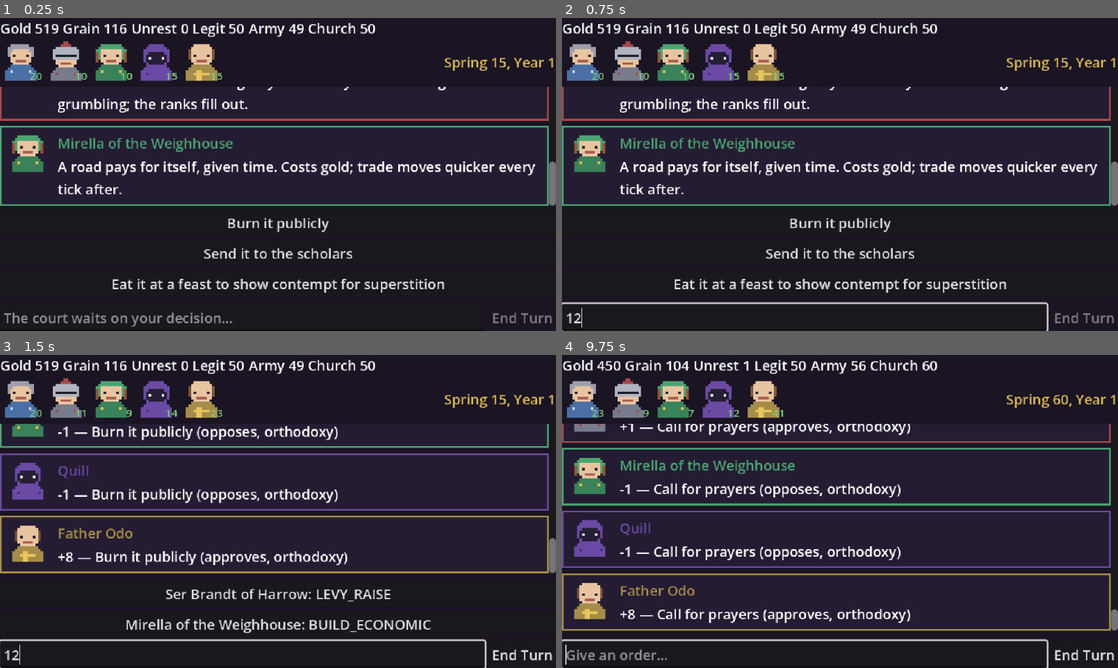
Above: before the commit, frames 1-4 (two rows, left to right).
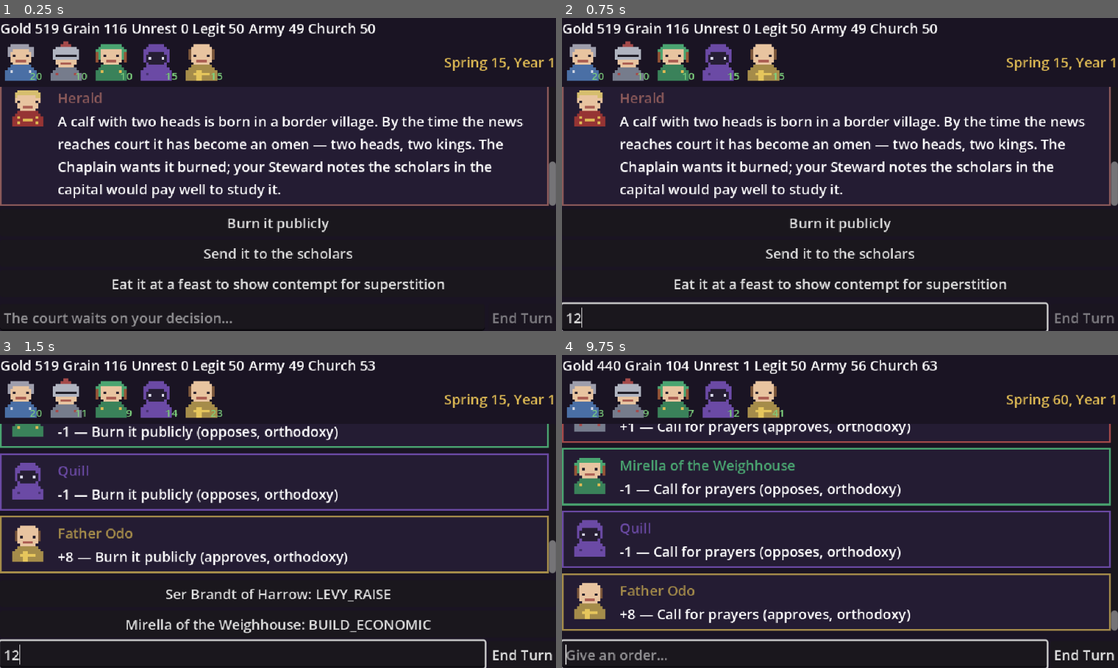
Above: after the commit, the same moments.

Repository: samuelzhang1201/game_design
Game: Godot game, scene res://scenes/council.tscn
Same seed, same stepped clock (60 frames per second), same inputs: the game is played once before the commit and once after it.
Inputs (mouse positions are in pixels of both pictures, inside the frame that each line leads up to):
- Up to frame 1 (0.25 s): no input
- Up to frame 2 (0.75 s): click (806, 318) at 0.52 s; type "12" at 0.6 s
- Up to frame 3 (1.5 s): click "Burn it publicly" at 1.25 s
- Up to frame 4 (9.75 s): click "Ser Brandt of Harrow: LEVY_RA…" at 2 s; click "End Turn" at 2.75 s; type "Herald" at 3.5 s; click "Accept them with thanks" at 4.25 s; click "Mirella of the Weighhouse: BU…" at 5 s; click "End Turn" at 5.75 s; type "You" at 6.5 s; click "Father Odo: CHURCH_POLICY" at 7.25 s; click "End Turn" at 8 s; tap Enter (ui_accept) at 8.75 s; drag from (840, 511) to (895, 442) at 8.77 s; click "Call for prayers" at 9.5 s

The runs differ from the first frame. In frame 1, 8.6% of the frame differs, in the area x 0-99%, y 22-60%; in frame 2, 8.6%; in frame 3, less than 0.1%; in frame 4, less than 0.1%.

Commit message:
fix: event voicing starved by briefing busy-lock; narrate event-choice effects
Voicer._busy is a single in-flight slot shared by voice_briefing and
voice_event; council_screen._render_report always voiced the LLM briefing
first, so the busy guard made mini/flagship event scenes degrade to
template on every event tick. On an event tick the briefing now renders
via TemplateVoicer directly (no LLM call) so the event's voicing goes out
unblocked. Also: event-choice effects (EventEffects.apply) now carry the
choice's label as a "reason", EventSystem.apply_choice passes it through,
and council_screen._finish_event/Game.submit_free_text narrate those
metric effects (and refresh the metrics strip) the same way ordinary
action outcomes already are.

Co-Authored-By: Claude Fable 5 <noreply@anthropic.com>
Claude-Session: https://claude.ai/code/session_018r9884tT7xdRwHXuYPSJgU

Diff:
--- a/scripts/engine/event_effects.gd
+++ b/scripts/engine/event_effects.gd
@@ -2,7 +2,14 @@
 extends RefCounted
 ## Executes an event choice's effect ops (spec §4.1). Deterministic, no RNG.
 
-static func apply(ops: String, state: GameState, data: DataRepository) -> Array:
+## `reason_label`: FIX 2(a) — when non-empty (EventSystem.apply_choice passes
+## the resolved choice's label), metric/gold results carry it as "reason" so
+## council_screen can narrate them the same way ActionSystem outcomes already
+## are (see _narrate_effects). Left "" for callers (e.g. direct unit tests)
+## that don't need narration; those results simply omit the "reason" key, as
+## before this fix.
+static func apply(ops: String, state: GameState, data: DataRepository,
+		reason_label: String = "") -> Array:
 	var results: Array = []
 	for raw in ops.split(";", false):
 		var op := raw.strip_edges()
@@ -12,10 +19,16 @@
 		match p[0]:
 			"metric":
 				state.metrics[p[1]] = float(state.metrics.get(p[1], 0.0)) + float(p[2])
-				results.append({"kind": "metric", "metric": p[1], "delta": float(p[2])})
+				var r := {"kind": "metric", "metric": p[1], "delta": float(p[2])}
+				if reason_label != "":
+					r["reason"] = reason_label
+				results.append(r)
 			"gold":
 				state.metrics["treasury"] = float(state.metrics["treasury"]) + float(p[1])
-				results.append({"kind": "metric", "metric": "treasury", "delta": float(p[1])})
+				var r2 := {"kind": "metric", "metric": "treasury", "delta": float(p[1])}
+				if reason_label != "":
+					r2["reason"] = reason_label
+				results.append(r2)
 			"opinion":
 				var id := _resolve(p[1], state)
 				if id != "":
--- a/scripts/engine/event_system.gd
+++ b/scripts/engine/event_system.gd
@@ -86,7 +86,10 @@
 		return {}
 	for c in data.event_choices:
 		if String(c["event_id"]) == event_id and String(c["choice_id"]) == choice_id:
-			var effects := EventEffects.apply(String(c["effects"]), state, data)
+			# FIX 2(a): pass the choice's own label as the effects' narration
+			# reason (council_screen._finish_event narrates metric effects via
+			# _narrate_effects — see event_effects.gd).
+			var effects := EventEffects.apply(String(c["effects"]), state, data, String(c["label"]))
 			var sig := {}
 			for ax in OpinionDrift.AXES:
 				sig[ax] = float(c[ax])
--- a/scripts/ui/council_screen.gd
+++ b/scripts/ui/council_screen.gd
@@ -19,6 +19,13 @@
 var end_turn: Button
 var calendar_overlay: CalendarOverlay
 var _pending_report: TickReport
+## FIX 2(d): the last report rendered, kept so _finish_event can re-run
+## _render_metrics after an event choice changes state.metrics — the metrics
+## strip's numbers are read live from Game.state.metrics so they refresh
+## correctly, but its tooltips carry _last_report.metric_deltas' reasons, so
+## an event-choice metric change keeps last tick's tooltip text until the
+## next full tick report (acceptable per the fix wave's ruling).
+var _last_report: TickReport = TickReport.new()
 var _suggestion_buttons: Array = []
 var _event_buttons: Array = []
 
@@ -110,6 +117,7 @@
 		_render_report(report)
 
 func _render_report(report: TickReport) -> void:
+	_last_report = report
 	_render_metrics(report)
 	_render_portraits()
 	for line in TemplateVoicer.render_outcomes(report, Game.state, Game.data):
@@ -117,15 +125,30 @@
 	for pe in report.promise_events:
 		var key := "promise_" + String(pe["status"])
 		_say({"speaker": "Herald", "text": TemplateVoicer.line_for(Game.data, key, [], report.tick)})
-	# Briefing lines arrive via Game.voice_briefing's callback, which is
-	# asynchronous even offline (Voicer's busy-guard/fallback path still
-	# goes through a signal). Suggestions below render synchronously, so
-	# they may appear in the transcript before the briefing text — ordering
-	# is outcomes first, then briefing, then suggestions is not guaranteed
-	# relative to briefing; that's acceptable (see FIX 4 in the fix wave).
-	Game.voice_briefing(func(res: Dictionary):
-		for line in res["lines"]:
-			_say(line))
+	if report.event.is_empty():
+		# Briefing lines arrive via Game.voice_briefing's callback, which is
+		# asynchronous even offline (Voicer's busy-guard/fallback path still
+		# goes through a signal). Suggestions below render synchronously, so
+		# they may appear in the transcript before the briefing text — ordering
+		# is outcomes first, then briefing, then suggestions is not guaranteed
+		# relative to briefing; that's acceptable (see FIX 4 in the fix wave).
+		Game.voice_briefing(func(res: Dictionary):
+			for line in res["lines"]:
+				_say(line))
+	else:
+		# FIX 1 (voicer busy-collision starves event voicing): Voicer._busy is
+		# a single in-flight slot shared by voice_briefing/voice_event/
+		# parse_player_text. The old code always called Game.voice_briefing
+		# first, which held _busy for the length of its async round-trip, so
+		# the voice_event_scene call inside _render_event below would always
+		# hit the busy guard and degrade to template — mini/flagship event
+		# scenes could never actually voice in integrated play. An event
+		# tick's spotlight belongs to the event, so this tick it gets the
+		# Voicer uncontested: the briefing renders straight from the template
+		# path (no LLM call, no _busy contention) instead of through
+		# Game.voice_briefing.
+		for line in TemplateVoicer.render_briefing(report, Game.state, Game.data):
+			_say(line)
 	_render_suggestions(report)
 	if not report.event.is_empty():
 		_render_event(report.event)
@@ -240,6 +263,16 @@
 func _narrate_effects(outcome: Dictionary) -> void:
 	var chancellor_name := _chancellor_name()
 	for e in outcome["effects"]:
+		# FIX 2(b): also reused for an event choice's effects (see
+		# _finish_event), which carry a "kind" tag (EventEffects.apply) that
+		# ActionSystem.execute's effects never set. Opinion/schedule/flag/
+		# promise entries stay silent here — opinion already narrates via the
+		# drift lines _finish_event prints separately, and flags/schedules
+		# have no reader-facing metric to report. Entries with no "kind" key
+		# (every ActionSystem effect) default to "metric" so that path is
+		# unchanged.
+		if String(e.get("kind", "metric")) != "metric":
+			continue
 		_say({"speaker": chancellor_name, "text":
 			"%s: %+d — %s" % [e["metric"], int(e["delta"]), e["reason"]]})
 
@@ -311,6 +344,10 @@
 	_event_buttons = []
 	_say({"speaker": "Herald", "text": TemplateVoicer.line_for(Game.data,
 		"event_%s_%s" % [event_id, choice_id], [], Game.state.tick)})
+	# FIX 2(b): event-choice effects were never narrated (unlike suggestion
+	# actions, via _on_suggestion -> _narrate_effects). Reuse the same
+	# "metric: +N — reason" format via a pseudo-outcome wrapping out["effects"].
+	_narrate_effects({"effects": out["effects"]})
 	for d in out["drift"]:
 		var c: Character = Game.state.characters[d["character_id"]]
 		_say({"speaker": c.display_name, "text": "%+d — %s" % [int(d["delta"]), d["reason"]]})
@@ -319,6 +356,11 @@
 	end_turn.disabled = false
 	free_text.placeholder_text = "Give an order..."
 	_render_portraits()
+	# FIX 2(d): the event choice's metric effects already landed in
+	# Game.state.metrics (EventEffects.apply mutates it directly) — refresh
+	# the strip so the displayed numbers aren't stale until next tick. See
+	# _last_report's doc comment for the tooltip caveat.
+	_render_metrics(_last_report)
 
 func _on_free_text_submitted(text: String) -> void:
 	if text.strip_edges() == "":
--- a/scripts/ui/game.gd
+++ b/scripts/ui/game.gd
@@ -131,7 +131,13 @@
 					if ev_out.is_empty():
 						rejected.append({"request": req, "error": "no such choice awaits"})
 					else:
-						executed.append({"action_code": "EVENT_CHOICE", "ok": true, "effects": [],
+						# FIX 2(c): was hardcoded to [] — the button path
+						# (apply_event_choice, see council_screen._on_event_choice)
+						# already surfaces ev_out["effects"], so the free-text
+						# EVENT_CHOICE path must too, or council_screen's
+						# _finish_event narration silently sees nothing to say.
+						executed.append({"action_code": "EVENT_CHOICE", "ok": true,
+							"effects": ev_out["effects"],
 							"notes": String(ev_out["label"]), "drift": ev_out["drift"],
 							"event_id": String(ev_out["event_id"]),
 							"choice_id": String(ev_out["choice_id"])})
--- a/tests/engine/test_event_effects.gd
+++ b/tests/engine/test_event_effects.gd
@@ -29,6 +29,19 @@
 	assert_eq(String(s.promises[0]["character_id"]), "char_marshal")
 	assert_eq(int(s.promises[0]["tick_due"]), 11)
 
+## FIX 2(a): optional reason_label param stamps metric/gold results with a
+## human reason (used by EventSystem.apply_choice to pass the choice label);
+## omitted entirely (as before this fix) when the caller doesn't pass one.
+func test_reason_label_stamps_metric_and_gold_results() -> void:
+	var res := EventEffects.apply("gold:-5; metric:unrest:1", s, data, "a choice's doing")
+	for r in res:
+		assert_eq(String(r["reason"]), "a choice's doing")
+
+func test_no_reason_label_omits_reason_key() -> void:
+	var res := EventEffects.apply("gold:-5; metric:unrest:1", s, data)
+	for r in res:
+		assert_false(r.has("reason"))
+
 func test_unknown_op_is_loud_but_safe() -> void:
 	var res := EventEffects.apply("frobnicate:9", s, data)
 	assert_eq(res.size(), 0)
--- a/tests/engine/test_event_system.gd
+++ b/tests/engine/test_event_system.gd
@@ -80,6 +80,20 @@
 	# tax_incidence +20 signature drifts seated ministers (e.g. Mirella -40 axis)
 	assert_gt(out["drift"].size(), 0)
 
+## FIX 2(a): a resolved choice's metric effects must carry a human reason
+## (the choice's own label) so council_screen can narrate them — see
+## council_screen._finish_event / _narrate_effects.
+func test_apply_choice_metric_effect_carries_choice_label_as_reason() -> void:
+	s.pending_event = {}
+	es._fire("ev_a", s)
+	var out := es.apply_choice("accept", s)
+	var found := false
+	for e in out["effects"]:
+		if String(e.get("kind", "")) == "metric":
+			found = true
+			assert_eq(String(e.get("reason", "")), "Accept the geese")
+	assert_true(found, "ev_a accept has a metric effect to check")
+
 func test_scheduled_event_fires_regardless_of_roll() -> void:
 	EventEffects.apply("schedule:ev_once:2", s, data)
 	s.tick += 1
--- a/tests/ui/test_council_screen.gd
+++ b/tests/ui/test_council_screen.gd
@@ -206,6 +206,87 @@
 	assert_string_contains(got["rejected"][0]["error"], "no such choice awaits")
 	assert_false(Game.state.pending_event.is_empty(), "event still awaits a valid choice")
 
+## Reads back each _say frame as a {speaker, text} dict, in transcript order.
+## _say's structure is frame(PanelContainer) > row(HBoxContainer) >
+## [pic?, col(VBoxContainer)] > col > [name_label, text_label] — col is
+## always row's LAST child (the optional portrait, when present, comes
+## first), so indexing from the end avoids assuming a portrait is present.
+## Deliberately narrower than a blind recursive Label search: CharacterPortrait
+## itself contains Labels (initials/badges — see character_portrait.gd), so
+## scanning all descendant Labels for a bare text match risks false
+## positives/negatives; pairing each frame's own name+text label does not.
+func _transcript_lines(screen: Node) -> Array:
+	var out: Array = []
+	for frame in screen.transcript_box.get_children():
+		var row: Node = frame.get_child(0)
+		var col: Node = row.get_child(row.get_child_count() - 1)
+		var name_label: Label = col.get_child(0)
+		var text_label: Label = col.get_child(1)
+		out.append({"speaker": name_label.text, "text": text_label.text})
+	return out
+
+## FIX 1 (voicer busy-collision starves event voicing): drives the real
+## _render_report path (not _render_event directly, like the older event
+## tests above) with a FakeClient wired for a canned response, and a pending
+## mini-voice event (ev_02) forced onto the report ahead of Game.next_tick()
+## so EventSystem.roll's pending_event short-circuit hands it straight back
+## as report.event, deterministically (no dependence on the RNG roll).
+## Before the fix, _render_report voiced the LLM briefing first, which held
+## Voicer._busy for the whole async round-trip, so voice_event_scene's call
+## below would always hit the busy guard and degrade to template — the
+## Herald's event line would carry template text, not the canned client text.
+## Asserted specifically as (speaker "Herald", text == canned_text): the
+## FakeClient hands back the same canned text to ANY caller, so on the old
+## buggy path the briefing call (which went first and won the race) would
+## itself surface that same string under speaker "Council" — a bare
+## "does this text appear anywhere in the transcript" check would false-pass
+## on that coincidence. Pairing speaker+text closes that hole.
+func test_event_voicing_reaches_client_not_starved_by_briefing() -> void:
+	Game.start_campaign(42)
+	var fake := preload("res://tests/llm/test_voicer_fallback.gd").FakeClient.new()
+	fake.canned_ok = true
+	fake.canned_text = "The rider speaks of dark omens."
+	add_child_autofree(fake)
+	Game.use_client_for_tests(fake)
+	Game.engine.events._fire("ev_02", Game.state)  # mini-voice event
+	var screen: Node = load("res://scenes/council.tscn").instantiate()
+	add_child_autofree(screen)
+	var report := Game.next_tick()
+	assert_eq(String(report.event.get("event_id", "")), "ev_02",
+		"pre-set pending_event must short-circuit the roll")
+	screen._render_report(report)
+	await wait_frames(3)
+	var found := false
+	for line in _transcript_lines(screen):
+		if line["speaker"] == "Herald" and line["text"] == "The rider speaks of dark omens.":
+			found = true
+	assert_true(found,
+		"voice_event_scene's canned client text must reach the Herald's transcript line, not degrade to template")
+
+## FIX 2 (event-choice effects are never narrated): resolving ev_01's
+## "accept" choice via its button must narrate the metric effect
+## (peasant_contentment) in the Chancellor's voice, the same way
+## _on_suggestion already narrates ordinary action effects.
+func test_event_choice_effects_are_narrated_after_resolution() -> void:
+	Game.start_campaign(42)
+	var screen: Node = load("res://scenes/council.tscn").instantiate()
+	add_child_autofree(screen)
+	screen.begin()
+	await wait_frames(2)
+	Game.engine.events._fire("ev_01", Game.state)
+	screen._render_event(Game.state.pending_event)
+	await wait_frames(2)
+	# ev_01's choices load in CSV order (data/event_choices.csv): accept,
+	# feast, refuse — button 0 is "accept" (effects: metric:peasant_contentment:2).
+	screen.event_buttons()[0].pressed.emit()
+	await wait_frames(2)
+	var found := false
+	for line in _transcript_lines(screen):
+		if "peasant_contentment" in line["text"]:
+			found = true
+	assert_true(found,
+		"the accept choice's metric effect (peasant_contentment) must be narrated")
+
 func test_roster_shows_opinion_and_reasons() -> void:
 	Game.start_campaign(42)
 	var screen: Node = load("res://scenes/council.tscn").instantiate()
